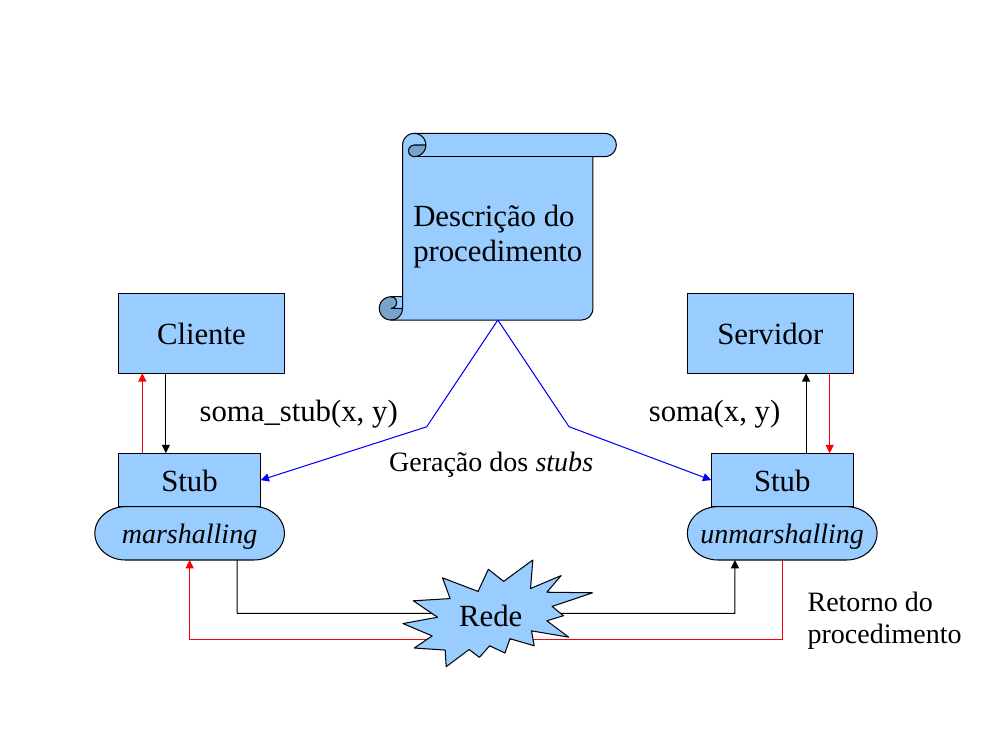
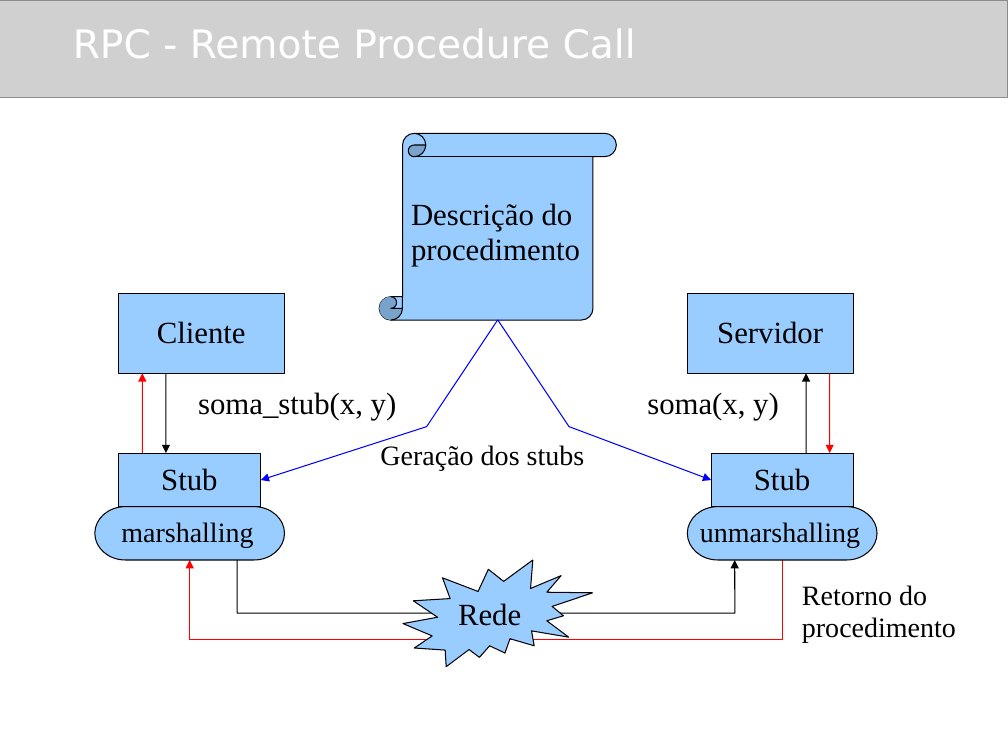
Before and after one commit to amadeubarbosa/openbus-core, a slide deck: slide 10 of docs/cursos/developer/3.CORBA.ppt. Drawn at 1008x756 pixels with LibreOffice and Linux fonts; fonts in the diff are those of the drawing; grey boxes stand for pictures; background and template pictures are left out. Boxes give left, top, right and bottom in pixels: in the first picture for what was removed or moved away, otherwise in the second. Text is boxed around its words. In the diff, an @@ line names an element or a change of style, - is before the commit and + after.

```diff
--- a/docs/cursos/developer/3.CORBA.ppt
+++ b/docs/cursos/developer/3.CORBA.ppt
@@ picture added at (0,0,1008,98) @@
@@ title "RPC - Remote Procedure Call" at (73,29,636,58): bold off @@
@@ freeform shape added at (379,133,616,320), fill #99CCFF, outline #000000 0.74 pt @@
@@ freeform shape added at (391,133,594,320), outline #000000 0.74 pt @@
@@ text "Descrição do": place and size @@
-text "Descrição do" at (379,133,616,320)
+text "Descrição do" at (411,203,580,266)
@@ freeform shape added at (379,296,402,320), fill #7AA3CC @@
@@ freeform shape at (261,320,498,480): outline redrawn @@
@@ text "Servidor": place and size @@
-text "Servidor" at (687,293,854,373)
+text "Servidor" at (717,321,823,344)
@@ freeform shape removed at (166,373,166,453) @@
@@ arrow added from (166, 373) to (166, 453), #000000 0.74 pt @@
@@ freeform shape removed at (806,373,806,453) @@
@@ arrow added from (806, 453) to (806, 373), #000000 0.74 pt @@
@@ text "Geração dos stubs" at (380,445,585,471): italic off in "stubs"; indent changed @@
@@ indent changed; fill #99CCFF to none; outline #000000 0.74 pt to none in 3 elements at (717,321,823,344), (411,203,580,266), (754,468,810,491) @@
@@ text "Stub": place and size @@
-text "Stub" at (712,454,854,507)
+text "Stub" at (754,468,810,491)
@@ freeform shape added at (95,507,284,560), fill #99CCFF, outline #000000 0.74 pt @@
@@ freeform shape added at (687,507,877,560), fill #99CCFF, outline #000000 0.74 pt @@
@@ text "marshalling" at (121,522,253,548): italic off; indent changed; fill #99CCFF to none; outline #000000 0.74 pt to none @@
@@ text "marshalling": place and size @@
-text "marshalling" at (95,507,284,560)
+text "marshalling" at (121,522,253,548)
@@ text "unmarshalling": place and size @@
-text "unmarshalling" at (687,507,877,560)
+text "unmarshalling" at (700,522,860,548)
@@ text "unmarshalling" at (700,522,860,548): italic off; indent changed; fill #99CCFF to none; outline #000000 0.74 pt to none @@
@@ freeform shape added at (403,560,593,667), fill #99CCFF, outline #000000 0.74 pt @@
@@ text "Rede": place and size @@
-text "Rede" at (403,560,593,667)
+text "Rede" at (458,603,521,626)
@@ text "Rede" at (458,603,521,626): fill #99CCFF to none; outline #000000 0.74 pt to none @@
@@ indent changed in 3 elements at (198,392,397,421), (647,393,779,421), (802,585,956,643) @@
```
Also in this commit, not shown: 26 other slides changed.
